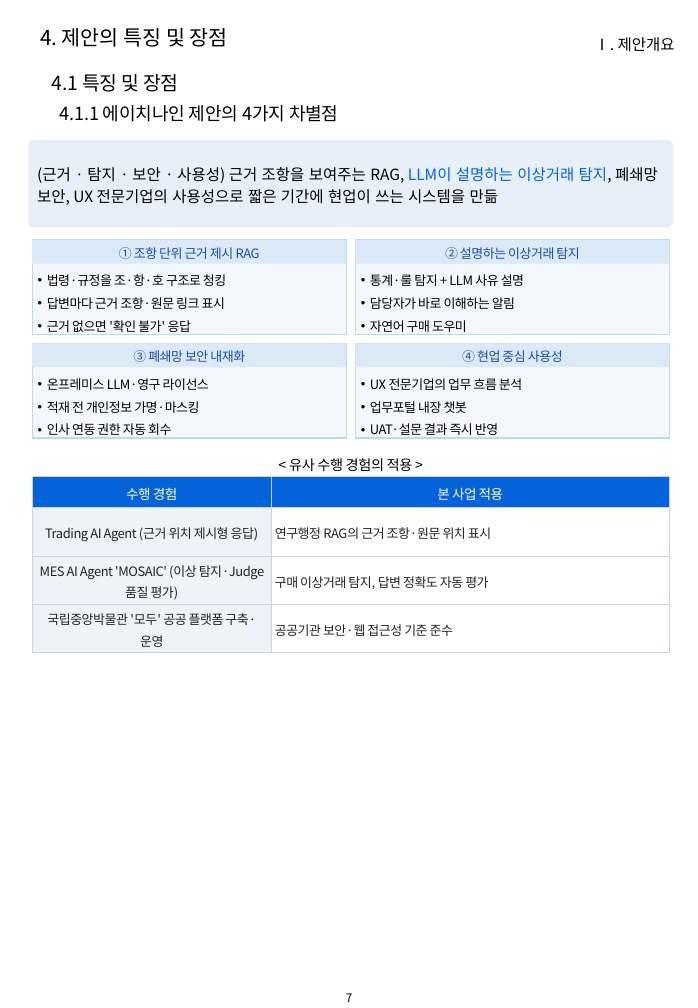
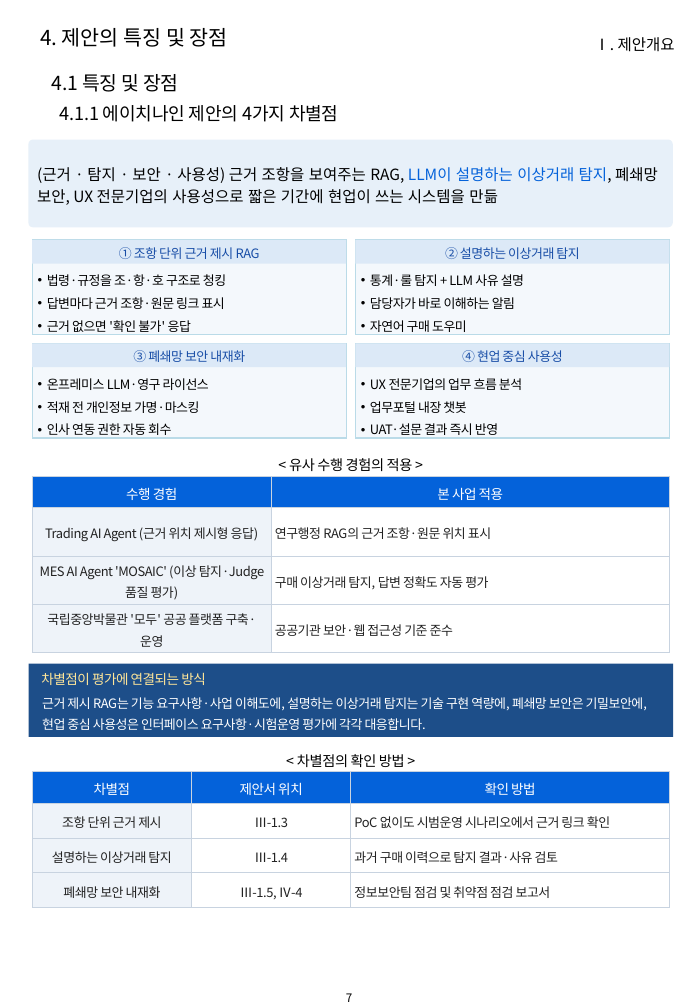
Before and after one commit to hwangsteeve-tech/hbjw, a slide deck: slide 7 of proposals/2026-08_kribb-ai-platform/kribb_proposal.pptx. Drawn at 698x1008 pixels with LibreOffice and Linux fonts; fonts in the diff are those of the drawing; background and template pictures are left out. Boxes give left, top, right and bottom in pixels: in the first picture for what was removed or moved away, otherwise in the second. Text is boxed around its words. In the diff, an @@ line names an element or a change of style, - is before the commit and + after.

```diff
--- a/proposals/2026-08_kribb-ai-platform/kribb_proposal.pptx
+++ b/proposals/2026-08_kribb-ai-platform/kribb_proposal.pptx
@@ rectangle added at (x1=29, y1=664, x2=674, y2=737), fill #1D4E89 @@
@@ text added at (x1=41, y1=672, x2=205, y2=685), 10.5 pt, text #FFE699 @@
+차별점이 평가에 연결되는 방식
@@ text added at (x1=42, y1=697, x2=647, y2=730), 10 pt, text #FFFFFF @@
+근거 제시 RAG는 기능 요구사항·사업 이해도에, 설명하는 이상거래 탐지는 기술 구현 역량에, 폐쇄망 보안은 기밀보안에, 현업 중심 사용성은 인터페이스 요구사항·시험운영 평가에 각각 대응합니다.
@@ table added at (x1=33, y1=772, x2=669, y2=907), 4 rows, 3 columns @@
+차별점 | 제안서 위치 | 확인 방법
+조항 단위 근거 제시 | Ⅲ-1.3 | PoC 없이도 시범운영 시나리오에서 근거 링크 확인
+설명하는 이상거래 탐지 | Ⅲ-1.4 | 과거 구매 이력으로 탐지 결과·사유 검토
+폐쇄망 보안 내재화 | Ⅲ-1.5, Ⅳ-4 | 정보보안팀 점검 및 취약점 점검 보고서
@@ text added at (x1=297, y1=754, x2=405, y2=767), 11 pt, text #000000 @@
+< 차별점의 확인 방법 >
```
Also in this commit, not shown: 33 other slides changed, 5 other files.
